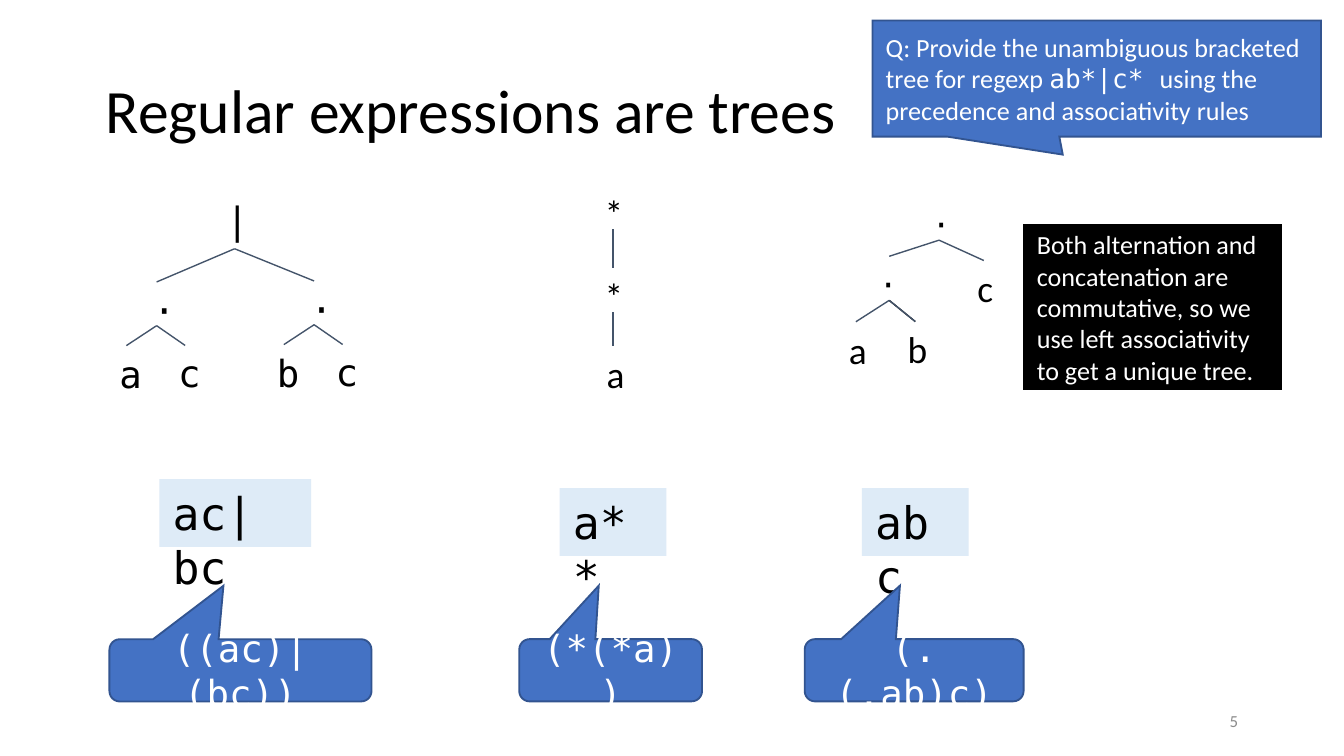
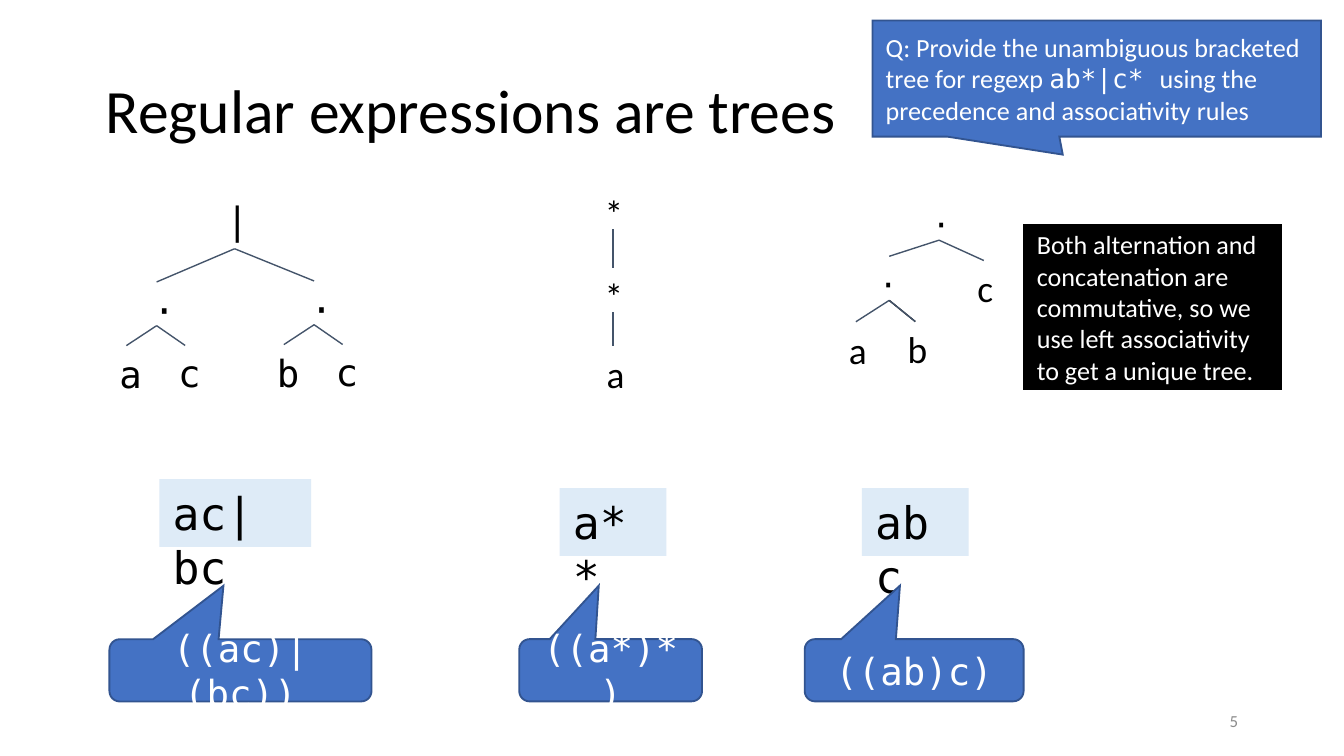
Before and after one commit to anoopsarkar/compilers-class, a slide deck: slide 5 of assets/ppt/lex/lex3-regexps-are-trees.pptx. Drawn at 1344x756 pixels with LibreOffice and Linux fonts; fonts in the diff are those of the drawing. Boxes give left, top, right and bottom in pixels: in the first picture for what was removed or moved away, otherwise in the second. Text is boxed around its words. In the diff, an @@ line names an element or a change of style, - is before the commit and + after.

```diff
--- a/assets/ppt/lex/lex3-regexps-are-trees.pptx
+++ b/assets/ppt/lex/lex3-regexps-are-trees.pptx
@@ text in rounded speech box at (543, 632, 678, 667): text changed @@
-(*(*a))
+((a*)*)
@@ text in rounded speech box at (835, 656, 993, 690): text changed @@
-(.(.ab)c)
+((ab)c)
```
Also in this commit, not shown: 1 slide added, 3 other files.
